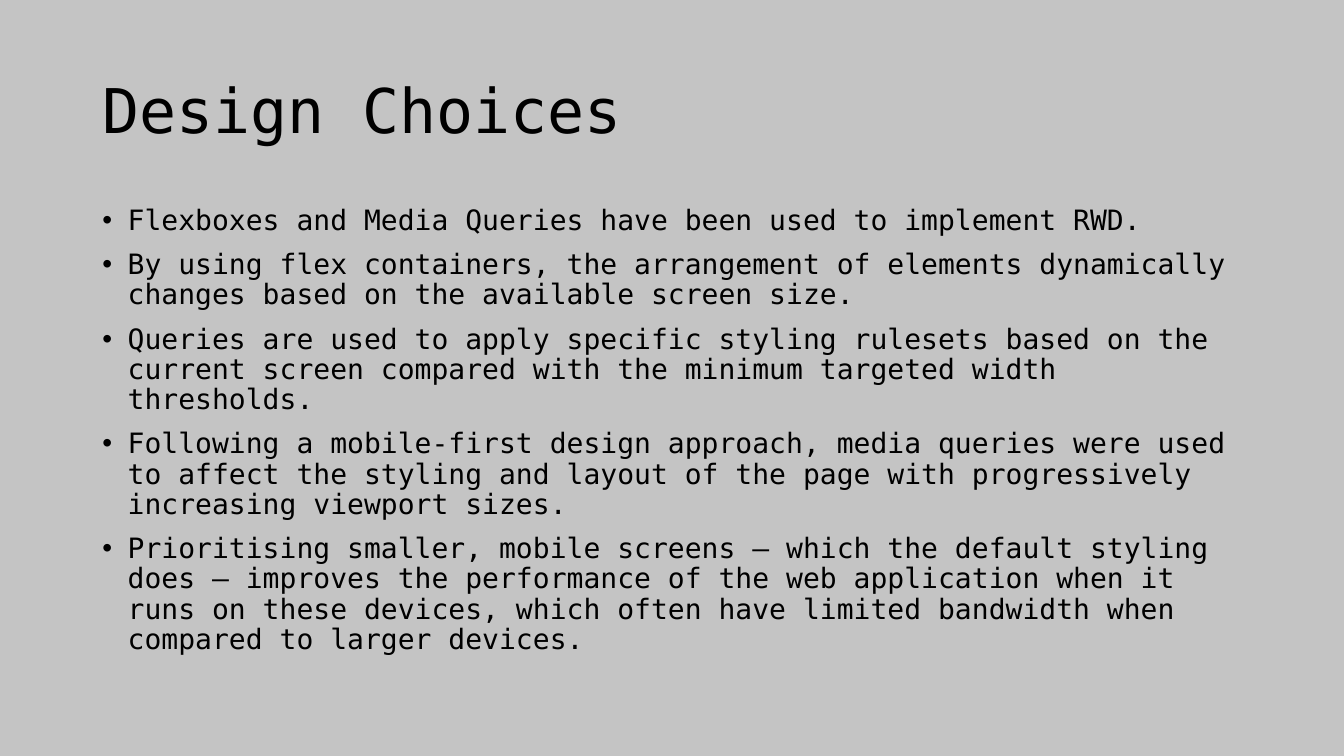
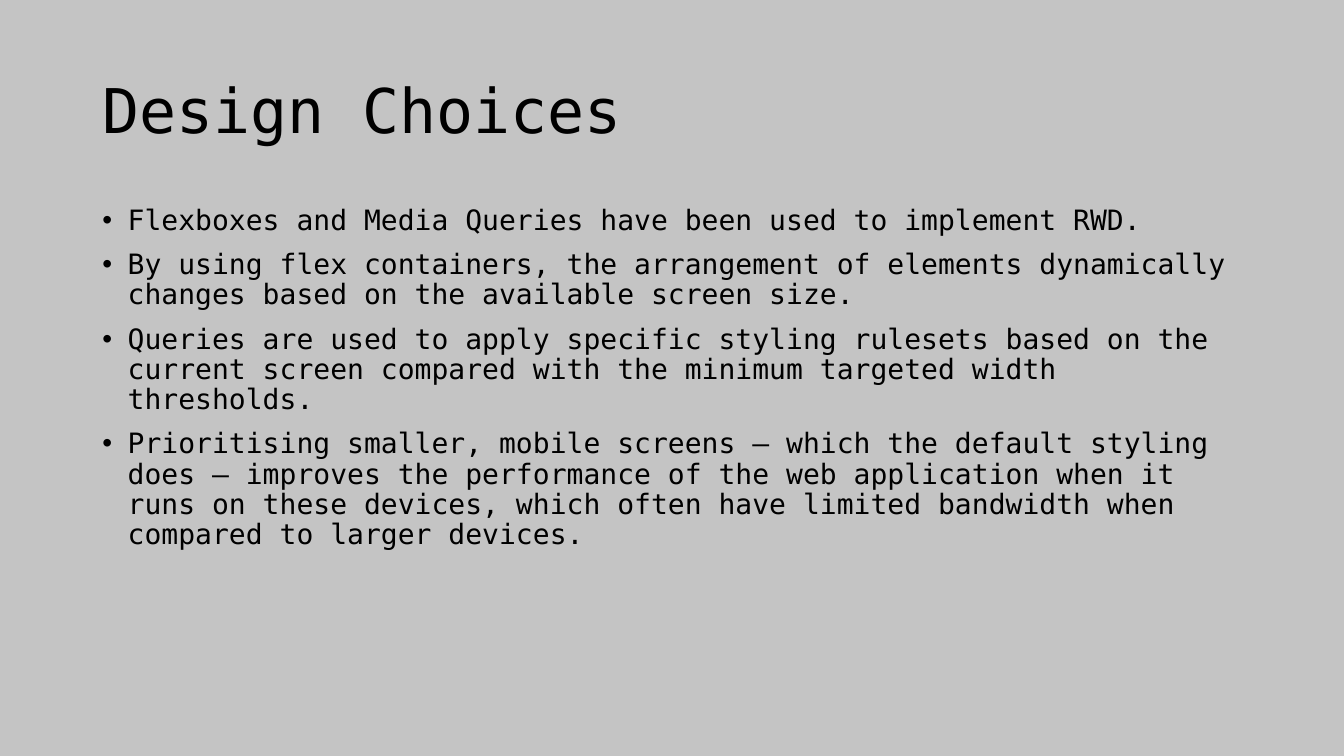
Before and after one commit to corey-richardson/ArrowTrack, a slide deck: slide 17 of 10-Final_Presentation/Presentation.pptx. Drawn at 1344x756 pixels with LibreOffice and Linux fonts; fonts in the diff are those of the drawing. Boxes give left, top, right and bottom in pixels: in the first picture for what was removed or moved away, otherwise in the second. Text is boxed around its words. In the diff, an @@ line names an element or a change of style, - is before the commit and + after.

```diff
--- a/10-Final_Presentation/Presentation.pptx
+++ b/10-Final_Presentation/Presentation.pptx
@@ text at [128, 431, 1226, 520]: paragraph removed @@
-• Following a mobile-first design approach, media queries were used to affect the styling and layout of the page with progressively increasing viewport sizes.
```
Also in this commit, not shown: 4 other slides changed.
